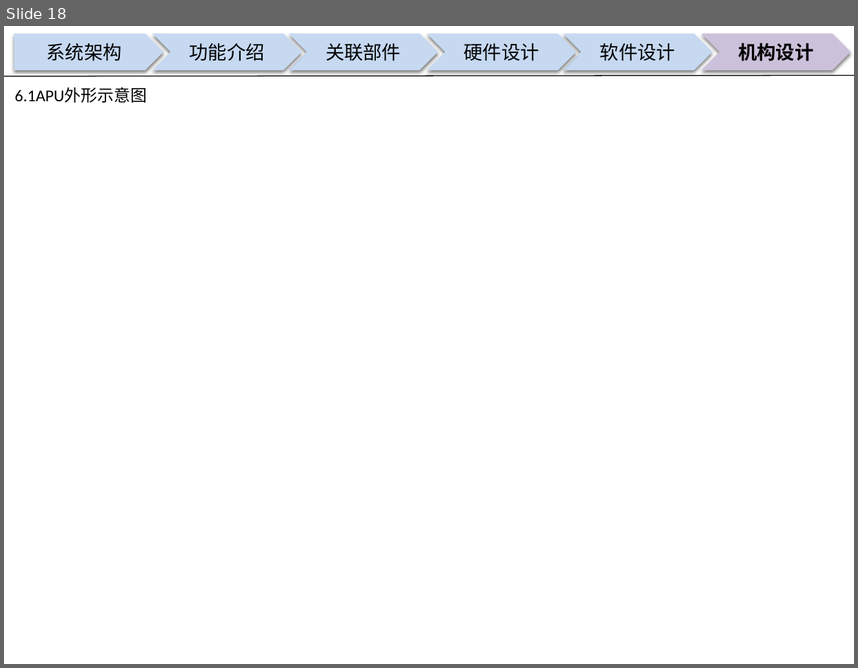
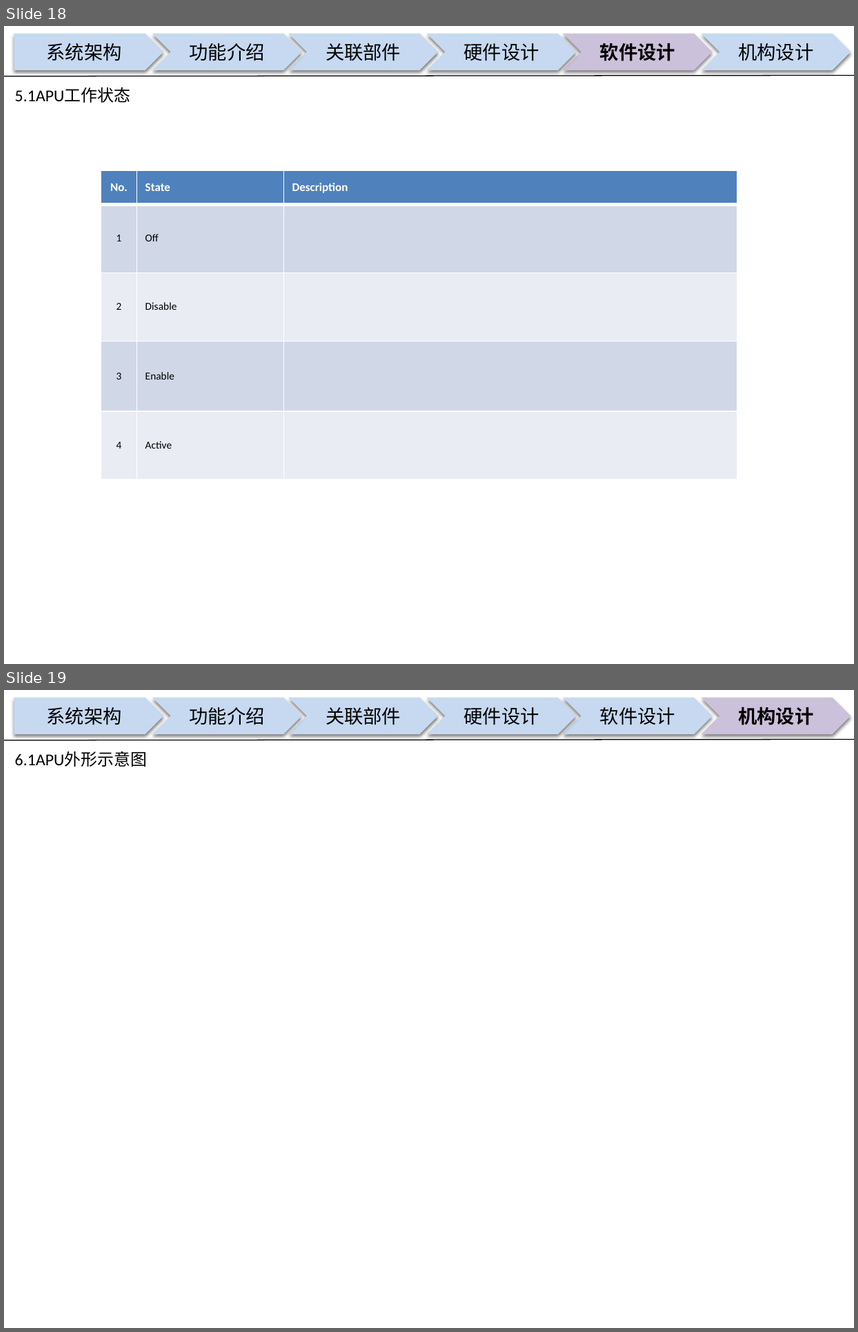
Before and after one commit to guruquan887/VAD01, a slide deck: 01需求分析/docs/specs/00APU设计构想书-VAD01-20180126.pptx. Shown one above the other, each under a label of ours: slide 18 before the commit, slides 18 and 19 after it. The pictures are 858x668 and 858x1332 pixels, drawn with LibreOffice and Linux fonts; fonts in the diff are those of the drawing; background and template pictures are left out. Boxes give left, top, right and bottom in pixels: in the first picture for what was removed or moved away, otherwise in the second. Text is boxed around its words. In the diff, an @@ line names an element or a change of style, - is before the commit and + after.

```diff
--- a/01需求分析/docs/specs/00APU设计构想书-VAD01-20180126.pptx
+++ b/01需求分析/docs/specs/00APU设计构想书-VAD01-20180126.pptx
@@ slide 18 added at (4,26,854,664), background picture (left out) @@
@@ pentagon arrow added at (14,34,164,70), fill #C6D9F1, 16 pt, text #000000 @@
+系统架构
@@ chevron added at (152,34,301,70), fill #C6D9F1, 16 pt, text #000000 @@
+功能介绍
@@ chevron added at (289,34,439,70), fill #C6D9F1, 16 pt, text #000000 @@
+关联部件
@@ chevron added at (426,34,576,70), fill #C6D9F1, 16 pt, text #000000 @@
+硬件设计
@@ chevron added at (562,34,712,70), fill #CCC1DA, 16 pt, text #000000, bold @@
+软件设计
@@ chevron added at (701,34,851,70), fill #C6D9F1, 16 pt, text #000000 @@
+机构设计
@@ line added from (4, 76) to (854, 75), #000000 0.75 pt @@
@@ text added at (15,87,131,103), 14 pt, text #000000 @@
+5.1APU工作状态
@@ table added at (101,170,737,479), 5 rows, 3 columns @@
+No. | State | Description
+1 | Off | 
+2 | Disable | 
+3 | Enable | 
+4 | Active | 
@@ what was slide 18 is now slide 19 @@
```
Also in this commit, not shown: 2 slides changed, 1 other file.
